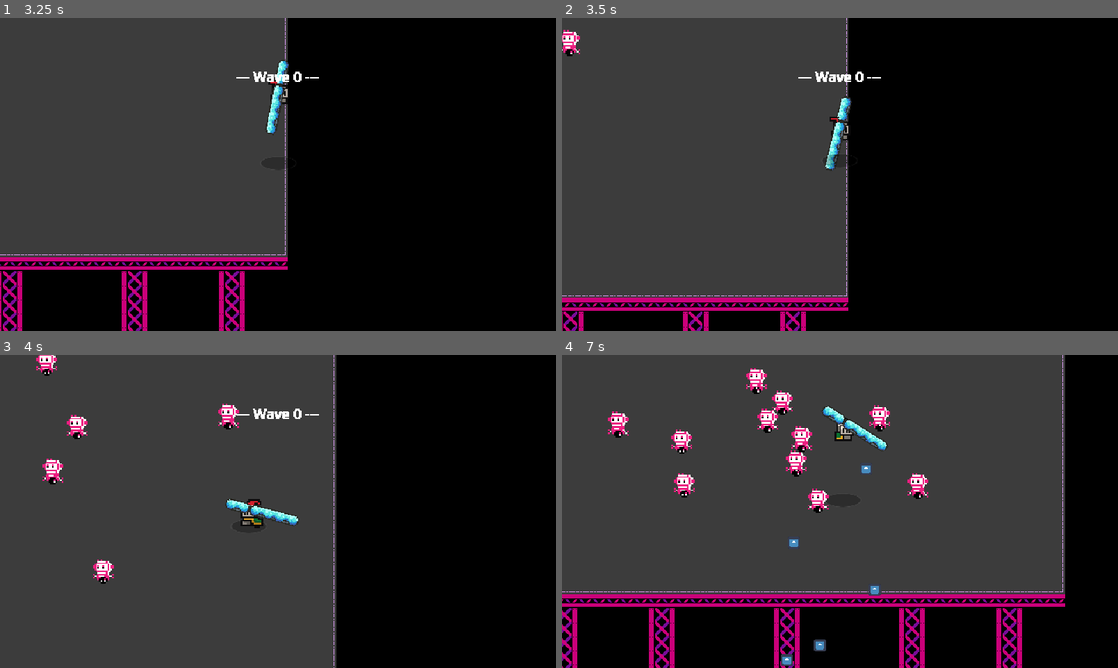
Above: before the commit, frames 1-4 (two rows, left to right).
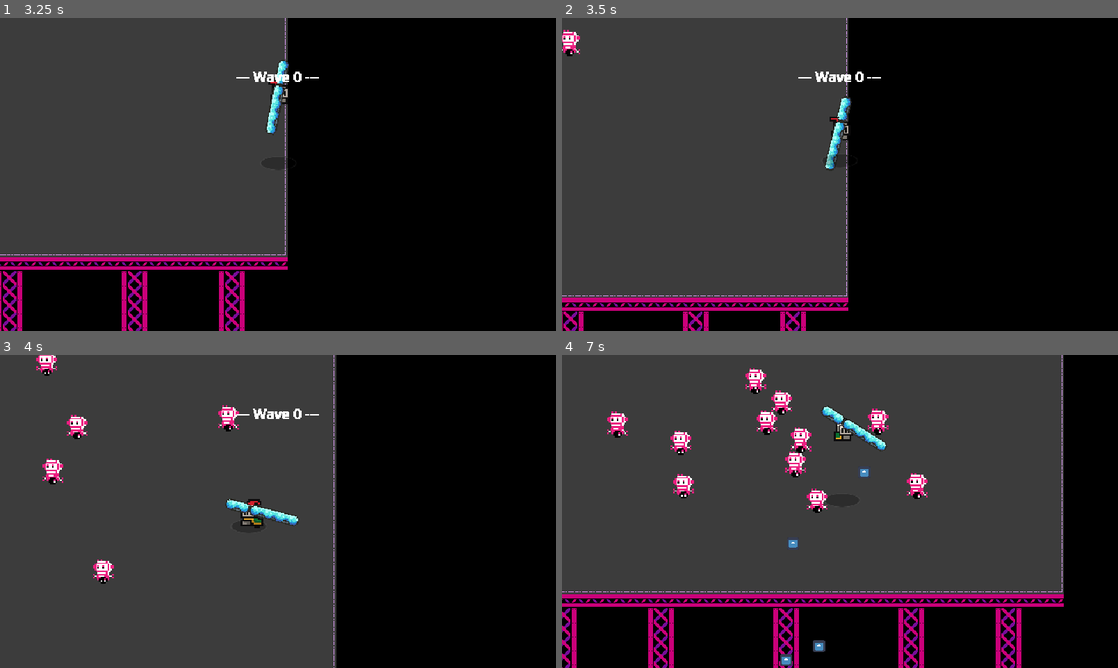
Above: after the commit, the same moments.

Repository: LicoRyte/PSCP--NoIWasTheJudge
Game: Godot game, scene res://Scene/Game Scene/arena.tscn
Two runs of this game, one before a commit and one after it. Both use one fixed random seed, a clock stepped at 60 frames per second and the inputs below. The engine's default icon, where the game draws it, is replaced by a stand-in: a white triangle on a blue panel in a dark square.
Inputs (mouse positions are in pixels of both pictures, inside the frame that each line leads up to):
- Up to frame 1 (3.25 s): tap Enter at 0.5 s; move the mouse to (400, 158) at 0.52 s; hold D (Right) 0.53-1.28 s; tap Shift (Dash) at 0.6 s; click (400, 158) at 0.67 s; move the mouse to (166, 190) at 1.27 s; hold S (Down) 1.28-2.03 s; click (166, 190) at 1.35 s; move the mouse to (333, 105) at 2.02 s; hold D (Right) 2.03-2.78 s; tap R (Relode) at 2.1 s; move the mouse to (250, 237) at 2.77 s; hold W (Up) from 2.78 s (still down); tap Space (Space) at 2.85 s; click (250, 237) at 2.92 s
- Up to frame 2 (3.5 s): keep holding W (Up)
- Up to frame 3 (4 s): move the mouse to (444, 558) at 3.52 s; release W (Up) at 3.53 s; hold A (Left) from 3.53 s (still down); tap J (spawn_mob) at 3.6 s
- Up to frame 4 (7 s): move the mouse to (673, 464) at 4.27 s; tap Shift (Dash) at 4.35 s; move the mouse to (867, 511) at 5.02 s; release A (Left) at 5.03 s; press the mouse at (867, 511) at 5.03 s; hold S (Down) 5.03-5.78 s; move the mouse to (756, 433) at 5.77 s; release the mouse at (756, 433) at 5.78 s; hold D (Right) 5.78-6.53 s; tap R (Relode) at 5.85 s; move the mouse to (962, 495) at 6.52 s; hold W (Up) from 6.53 s (still down); tap Space (Space) at 6.6 s

Frame 1 is identical in both runs. In frame 2, less than 0.1% of the frame differs, in the area x 47-52%, y 26-49%; in frame 3, 0.2%; in frame 4, 3.2%, in the area x 0-91%, y 0-100%.

Commit message:
Add Music, Enemy Bullet Signal

Diff:
--- a/Scene/Game Scene/summary.gd
+++ b/Scene/Game Scene/summary.gd
@@ -48,6 +48,7 @@
 	can_exit = false
 	_set_all_visible(false)
 	SceneManager.change_scene("main_menu")
+	GlobalAudio.change_music("STOP")
 	queue_free()
 
 func _set_all_visible(val: bool) -> void:
--- a/Scene/enemy/enemy_bullet.tscn
+++ b/Scene/enemy/enemy_bullet.tscn
@@ -25,3 +25,4 @@
 shape = SubResource("CircleShape2D_40n1w")
 
 [connection signal="screen_exited" from="VisibleOnScreenNotifier2D" to="." method="_on_visible_on_screen_notifier_2d_screen_exited"]
+[connection signal="area_entered" from="Hitbox" to="." method="_on_hitbox_area_entered"]
--- a/Scene/player/Player.tscn
+++ b/Scene/player/Player.tscn
@@ -231,6 +231,7 @@
 [sub_resource type="CapsuleShape2D" id="CapsuleShape2D_kbnkk"]
 
 [sub_resource type="CapsuleShape2D" id="CapsuleShape2D_3u0m1"]
+radius = 3.999998
 height = 20.0
 
 [sub_resource type="Gradient" id="Gradient_7dww1"]
--- a/Scripts/Base/HealthComponent.gd
+++ b/Scripts/Base/HealthComponent.gd
@@ -20,7 +20,6 @@
 
 	if not is_magic:
 		actual_attack = stat_component.calculate_output(attack).get_damage()  #1
-
 	current_health -= actual_attack #100 - 1 = 99
 	emit_signal("health_changed", current_health, max_health)
 	print(current_health)
--- a/Scripts/Boss_scene/Chotibot.gd
+++ b/Scripts/Boss_scene/Chotibot.gd
@@ -59,7 +59,7 @@
 			to(BossStage.IDLE)
 		BossStage.IDLE:
 			animation_player.play("Idle")
-			await get_tree().create_timer(1.0).timeout
+			await get_tree().create_timer(0.5).timeout
 			to(BossStage.BEAM)
 		BossStage.BEAM:
 			current_beam_timer += delta
--- a/Scripts/Gun_scripts/enemy_bullet.gd
+++ b/Scripts/Gun_scripts/enemy_bullet.gd
@@ -13,5 +13,5 @@
 func _on_hitbox_area_entered(area: Area2D) -> void:
 	if area.get_parent() is Enemy or area.get_parent() is Enemy_bullet or area.get_parent() is Bullet:
 		return
-	print("player_got_hit")
+	Damage.deal_damage(3, area.get_parent())
 	queue_free()
--- a/Scripts/Service_scripts/GlobalAudio.gd
+++ b/Scripts/Service_scripts/GlobalAudio.gd
@@ -15,18 +15,21 @@
 }
 
 var music = {
-	"test_music": "put an files here though"
+	"boss" : preload("uid://d2wv505mwep4y"), #Orbital Colossal
+	"normal" :preload("uid://cangj2jvwfnc5"), #DeckFight
+	"intermission" : preload("uid://btmwyopyat2lv") #Local Forecast
+
 }
 
 var current_music: AudioStream
 @onready var background_player: AudioStreamPlayer = $BackgroundPlayer
-var fade_time = 0.2
+var fade_time = 1
 
 func fx(sfx: String):
 	var player = AudioStreamPlayer.new()
 	player.stream = effect[sfx]
 	add_child(player)
-	player.volume_db -= 30
+	player.volume_db -= 15
 	player.play()
 	await player.finished
 	remove_child(player)
@@ -40,8 +43,15 @@
 		tween.tween_property(background_player, "volume_db", -80, fade_time)
 		tween.tween_callback(func():
 			background_player.stream = music[new_music]
+			background_player.volume_db = -18
+			background_player.play()
+		)
+	elif new_music == "STOP":
+		var tween = create_tween()
+		tween.tween_property(background_player, "volume_db", -80, fade_time)
+		tween.tween_callback(func():
+			background_player.stream = null
 			background_player.volume_db = -15
-			background_player.play()
 		)
 
 func reverb(pitch_scale : float):
--- a/Scripts/Service_scripts/WaveManager.gd
+++ b/Scripts/Service_scripts/WaveManager.gd
@@ -28,6 +28,7 @@
 
 		Sequence.CARD_CHOOSING:
 			GameEvents._reward_sequence.emit()
+			GlobalAudio.change_music("intermission")
 			current_wave += 1
 			spawn_done = false
 			cur_seq = Sequence.WAIT_FOR_START
@@ -50,9 +51,11 @@
 	if not spawn_done:
 		spawn_done = true
 		if current_wave > 0 and current_wave % 3 == 0:
+			GlobalAudio.change_music("boss")
 			current_enemy = 1
 			var boss: Node2D = _spawn_boss(0, 180)
 		else:
+			GlobalAudio.change_music("normal")
 			current_enemy = _get_enemy_count(current_wave)
 			var count = current_enemy
 			for i in count:
Not shown, added: Asset/Old_asset/music/Deck_fight.ogg.import
Not shown, added: Asset/Old_asset/music/Local Forecast - Elevator.mp3.import
Not shown, added: Asset/Old_asset/music/Orbital Colossus.mp3.import
Not shown: 1 places in Scene/enemy/enemy.tscn that only renumber resources
Not shown, added: Asset/Old_asset/music/Deck_fight.ogg
Not shown, added: Asset/Old_asset/music/Local Forecast - Elevator.mp3
Not shown, added: Asset/Old_asset/music/Orbital Colossus.mp3
